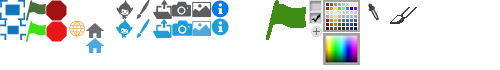
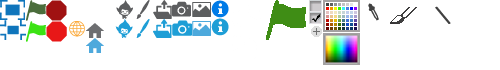
Layers edited between the first and the second 500x70 image:
added layer "Pasted Layer #35" above "Pasted Layer #34" over 435, 6, 451, 24
